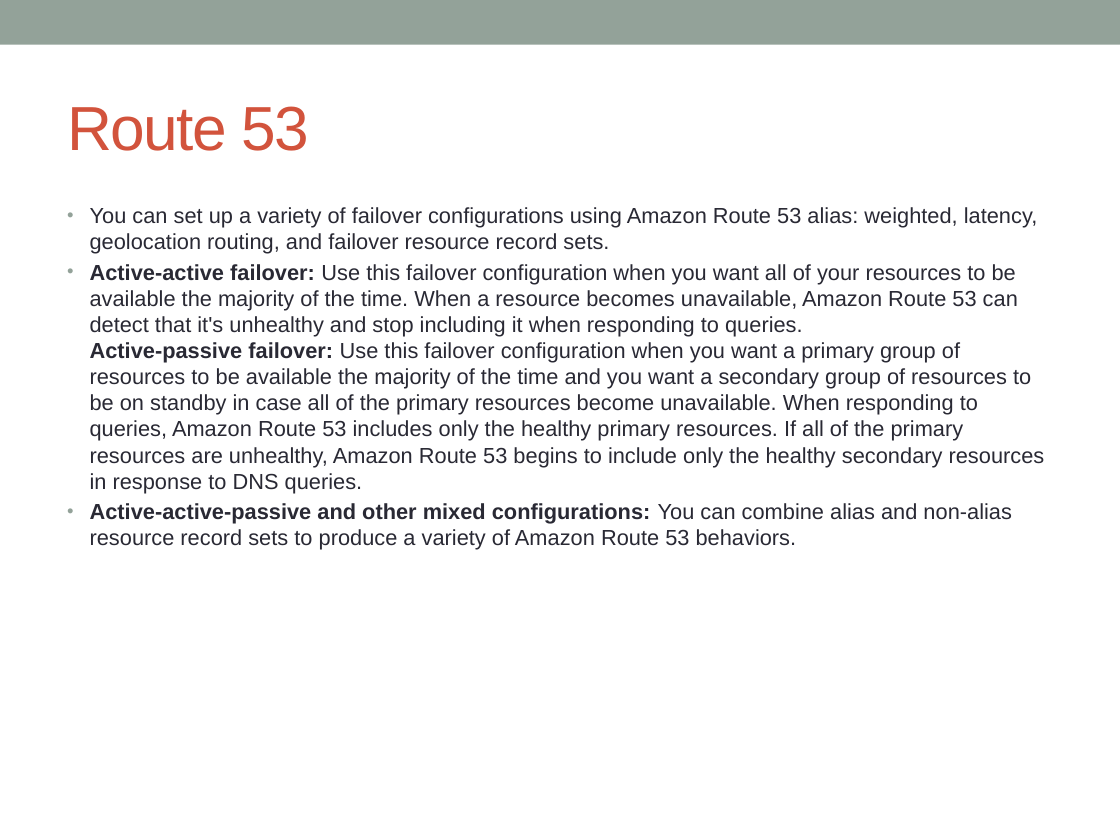
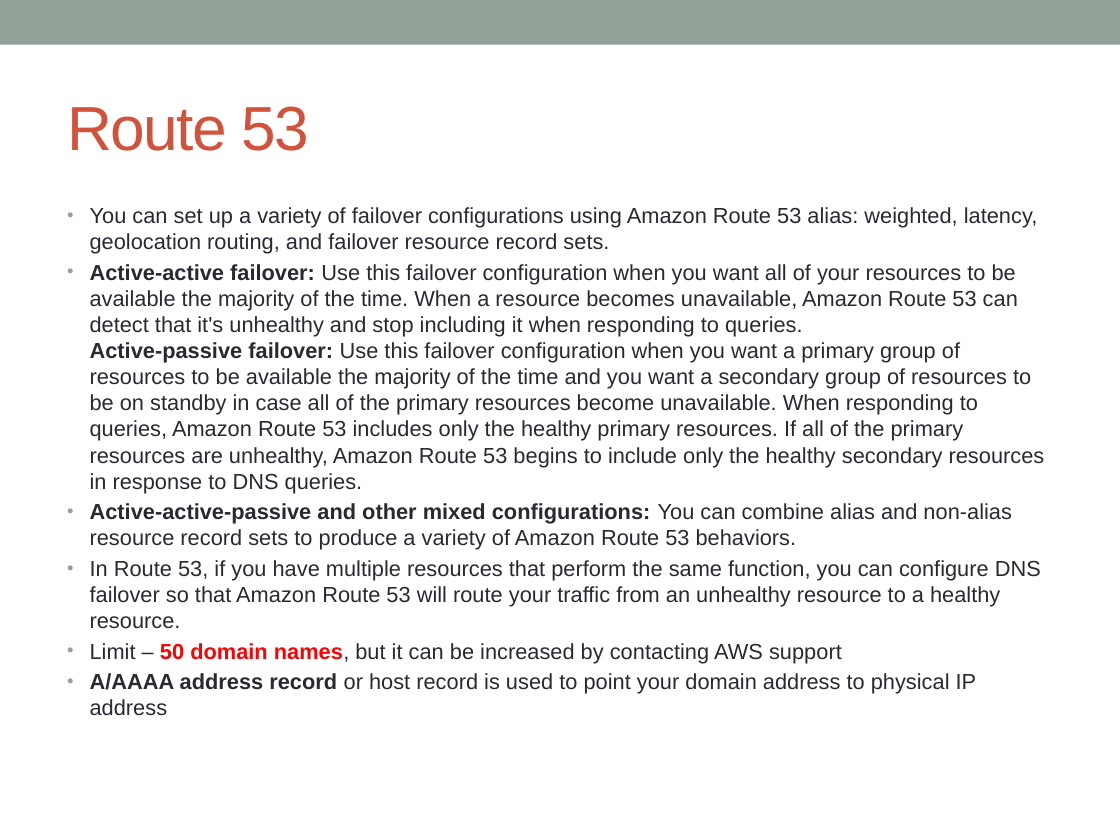
Before and after one commit to notionquest/ProjectDocumentation, a slide deck: slide 29 of AWS_Solution_Architect.pptx (slide 23 before the commit). Drawn at 1120x840 pixels with LibreOffice and Linux fonts; fonts in the diff are those of the drawing. Boxes give left, top, right and bottom in pixels: in the first picture for what was removed or moved away, otherwise in the second. Text is boxed around its words. In the diff, an @@ line names an element or a change of style, - is before the commit and + after.

```diff
--- a/AWS_Solution_Architect.pptx
+++ b/AWS_Solution_Architect.pptx
@@ text at (x1=90, y1=560, x2=1041, y2=716): paragraphs added @@
+• In Route 53, if you have multiple resources that perform the same function, you can configure DNS failover so that Amazon Route 53 will route your traffic from an unhealthy resource to a healthy resource.
+• Limit – 50 domain names, but it can be increased by contacting AWS support
+• A/AAAA address record or host record is used to point your domain address to physical IP address
```
Also in this commit, not shown: 8 other slides changed, 11 slides added.
